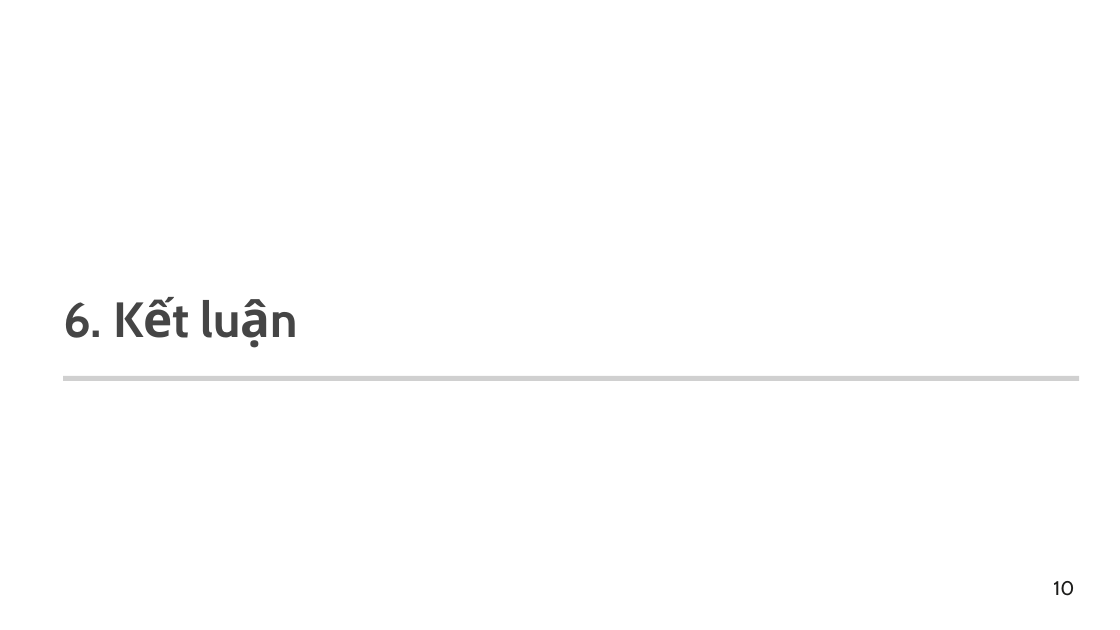
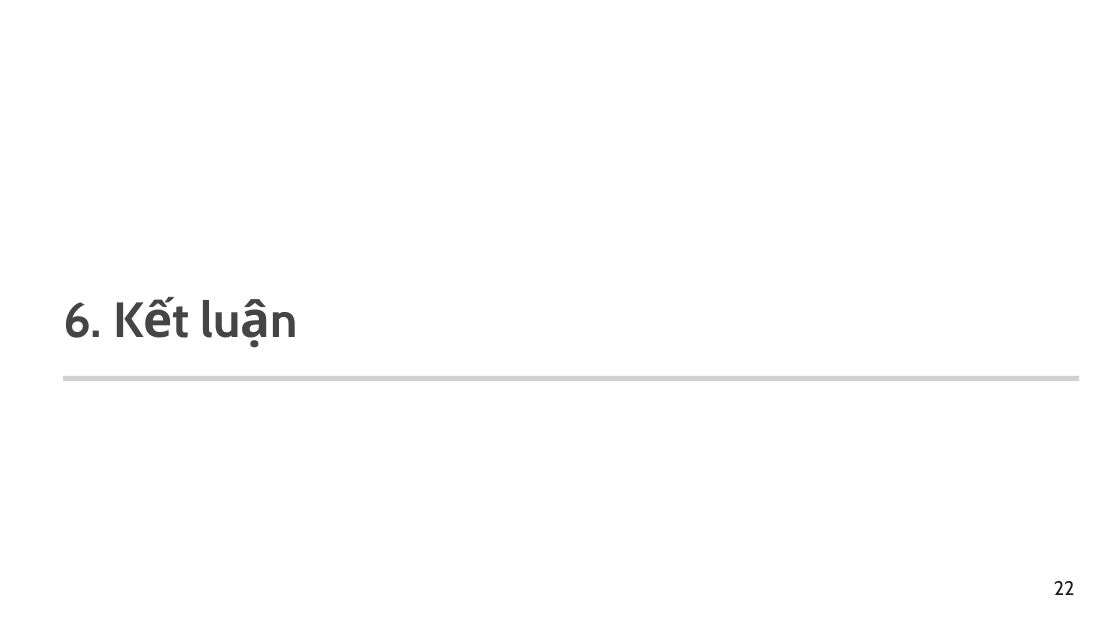
Before and after one commit to levanmanhbka/ptit_nlp, a slide deck: slide 23 of docs/Nhom12_SlideBaoCaoCuoiKy.pptx (slide 19 before the commit). Drawn at 1120x630 pixels with LibreOffice and Linux fonts; fonts in the diff are those of the drawing; grey boxes stand for pictures; background and template pictures are left out. Boxes give left, top, right and bottom in pixels: in the first picture for what was removed or moved away, otherwise in the second. Text is boxed around its words. In the diff, an @@ line names an element or a change of style, - is before the commit and + after.

```diff
--- a/docs/Nhom12_SlideBaoCaoCuoiKy.pptx
+++ b/docs/Nhom12_SlideBaoCaoCuoiKy.pptx
@@ text at <box>1054,581,1075,595</box>: text changed @@
-10
+22
```
Also in this commit, not shown: 3 other slides changed, 5 slides added, 1 other file.
